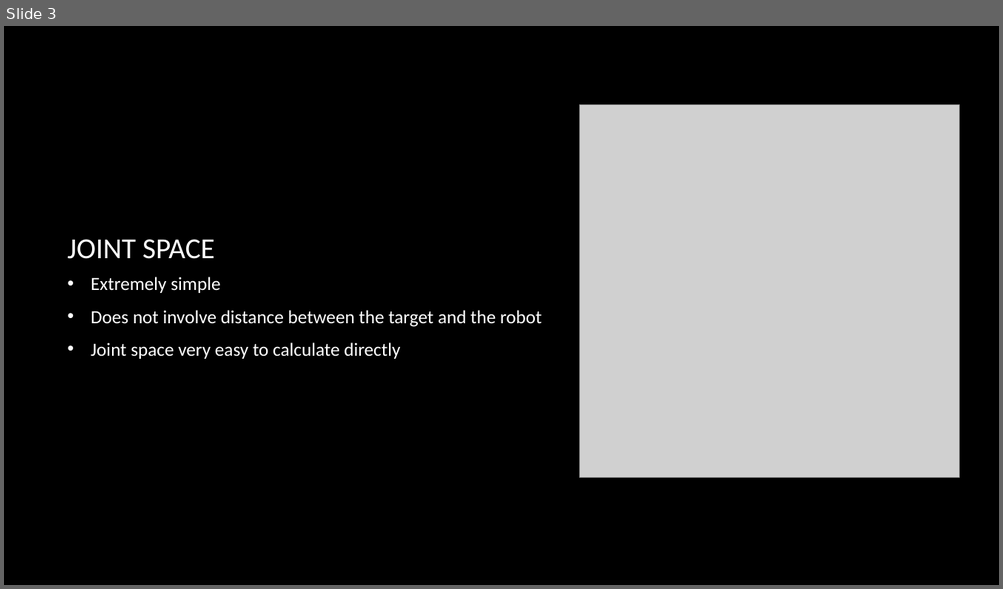
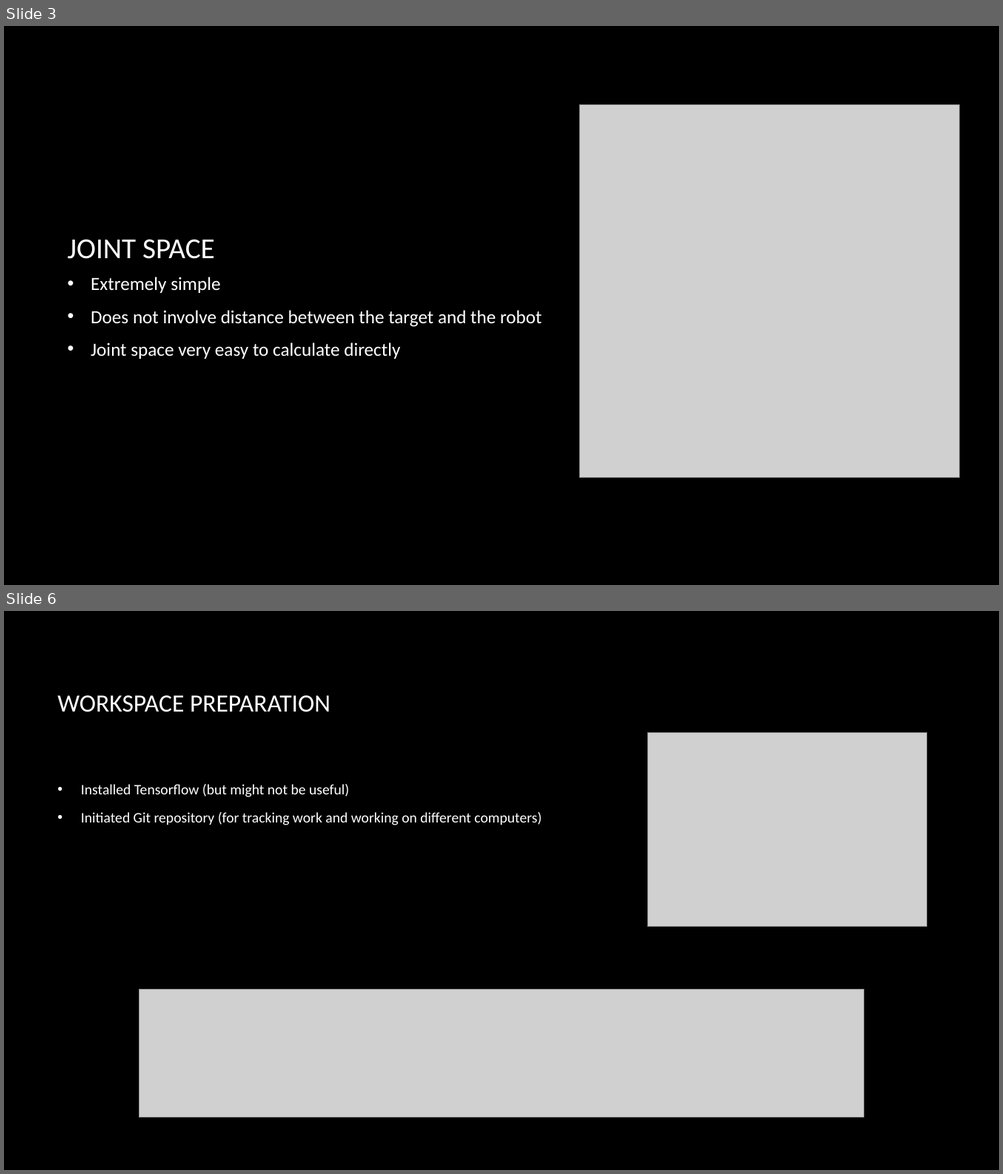
Before and after one commit to Immortalyzy/IFCENHNNRobot, a slide deck: MiddleMeetings/191227/191227.pptx. Shown one above the other, each under a label of ours: slide 3 before the commit, slides 3 and 6 after it; the slides between them are not shown. The pictures are 1003x589 and 1003x1174 pixels, drawn with LibreOffice and Linux fonts; fonts in the diff are those of the drawing; grey boxes stand for pictures; background and template pictures are left out. Boxes give left, top, right and bottom in pixels: in the first picture for what was removed or moved away, otherwise in the second. Text is boxed around its words. In the diff, an @@ line names an element or a change of style, - is before the commit and + after.

```diff
--- a/MiddleMeetings/191227/191227.pptx
+++ b/MiddleMeetings/191227/191227.pptx
@@ slide 6 added at [4, 611, 999, 1170], background picture (left out) @@
@@ title added at [57, 695, 330, 712], 24 pt, text #FFFFFF @@
+WORKSPACE PREPARATION
@@ picture added at [647, 733, 926, 927] @@
@@ text added at [81, 784, 541, 826], 14 pt, text #FFFFFF @@
+• Installed Tensorflow (but might not be useful)
+• Initiated Git repository (for tracking work and working on different computers)
@@ picture added at [139, 990, 864, 1118] @@
```
Also in this commit, not shown: 1 slide changed, 1 other slide added, 27 other files.
